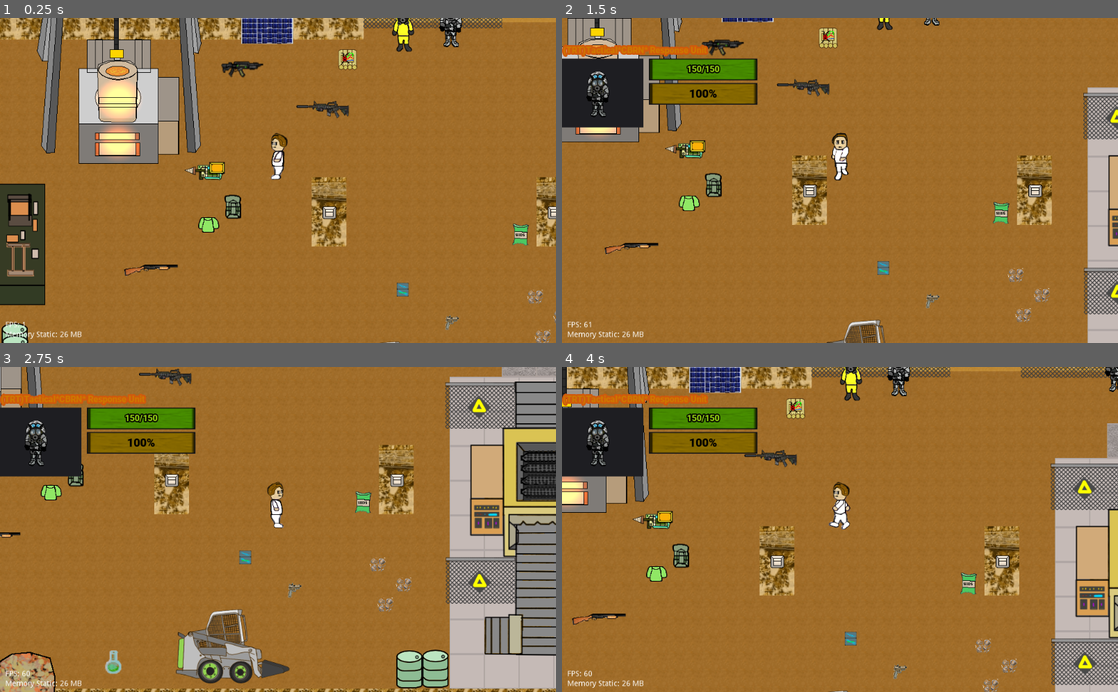
Above: before the commit, frames 1-4 (two rows, left to right).
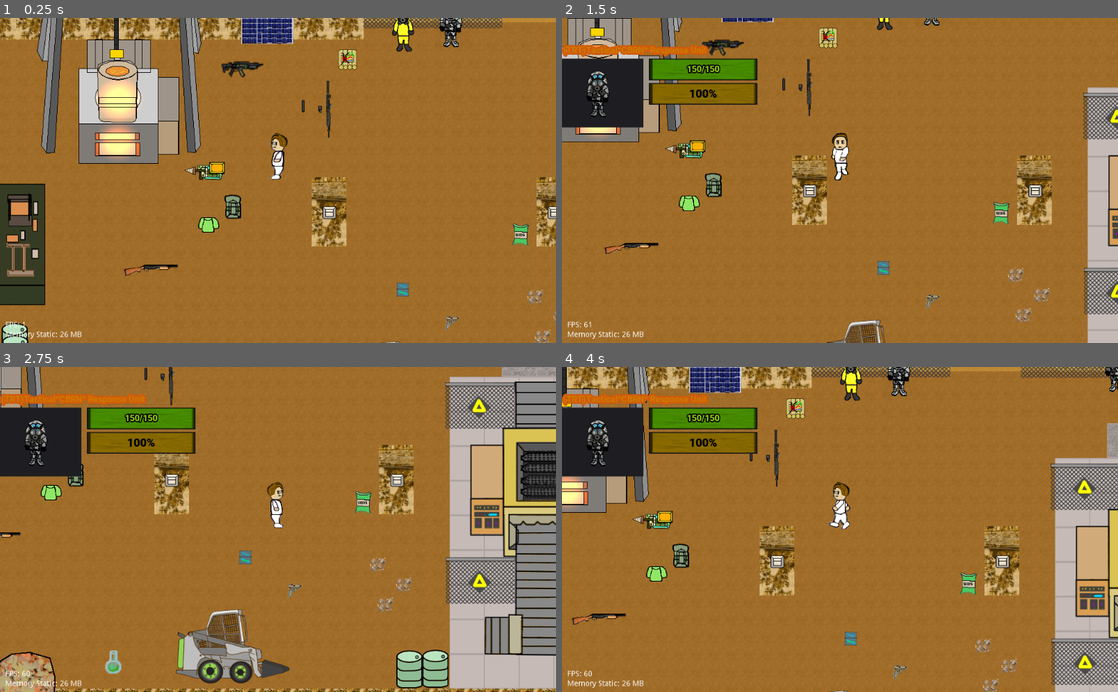
Above: after the commit, the same moments.

Repository: Dimezske/The-Mining-Game-ver-0.60v-
Game: Godot game, scene res://Scenes/Startmine.tscn
Two runs of this game, one before a commit and one after it. Both use one fixed random seed, a clock stepped at 60 frames per second and the inputs below. The project has no main scene, so this scene is started directly. The engine's default icon, where the game draws it, is replaced by a stand-in: a white triangle on a blue panel in a dark square.
Inputs (mouse positions are in pixels of both pictures, inside the frame that each line leads up to):
- Up to frame 1 (0.25 s): no input
- Up to frame 2 (1.5 s): tap Enter at 0.5 s; move the mouse to (962, 164) at 0.52 s; press the mouse at (962, 164) at 0.53 s; hold D (move-right) 0.53-1.28 s; move the mouse to (728, 196) at 1.27 s; release the mouse at (728, 196) at 1.28 s; hold S (move-down) from 1.28 s (still down); tap F (Lazer) at 1.35 s
- Up to frame 3 (2.75 s): click (166, 545) at 1.55 s; move the mouse to (333, 458) at 2.02 s; release S (move-down) at 2.03 s; press the mouse at (333, 458) at 2.03 s; hold D (move-right) from 2.03 s (still down)
- Up to frame 4 (4 s): move the mouse to (812, 594) at 2.77 s; release D (move-right) at 2.78 s; release the mouse at (812, 594) at 2.78 s; hold W (move-up) 2.78-3.53 s; tap E (interact) at 2.85 s; click (812, 594) at 3.05 s; move the mouse to (1067, 389) at 3.52 s; hold A (move-left) from 3.53 s (still down); hold Mouse wheel down (scroll_down) from 3.53 s (still down); click (1067, 389) at 3.8 s

The runs differ from the first frame. In frame 1, 0.3% of the frame differs, in the area x 53-63%, y 19-37%; in frame 2, 0.3%; in frame 3, 0.3%; in frame 4, 0.3%.

Commit message:
gun updatesv2

Diff:
--- a/Scenes/M4.tscn
+++ b/Scenes/M4.tscn
@@ -698,7 +698,7 @@
 tracks/10/keys = {
 "times": PoolRealArray( 0 ),
 "transitions": PoolRealArray( 1 ),
-"update": 0,
+"update": 1,
 "values": [ Vector2( 0, 96 ) ]
 }
 tracks/11/type = "value"
@@ -710,7 +710,7 @@
 tracks/11/keys = {
 "times": PoolRealArray( 0 ),
 "transitions": PoolRealArray( 1 ),
-"update": 0,
+"update": 1,
 "values": [ 0.0 ]
 }
 tracks/12/type = "value"
@@ -722,7 +722,7 @@
 tracks/12/keys = {
 "times": PoolRealArray( 0 ),
 "transitions": PoolRealArray( 1 ),
-"update": 0,
+"update": 1,
 "values": [ Vector2( 0, 78 ) ]
 }
 
@@ -845,7 +845,7 @@
 tracks/9/imported = false
 tracks/9/enabled = true
 tracks/9/keys = {
-"times": PoolRealArray( -0.1 ),
+"times": PoolRealArray( 0 ),
 "transitions": PoolRealArray( 1 ),
 "update": 1,
 "values": [ 0 ]
@@ -859,7 +859,7 @@
 tracks/10/keys = {
 "times": PoolRealArray( 0 ),
 "transitions": PoolRealArray( 1 ),
-"update": 0,
+"update": 1,
 "values": [ 0.0 ]
 }
 tracks/11/type = "value"
@@ -871,7 +871,7 @@
 tracks/11/keys = {
 "times": PoolRealArray( 0 ),
 "transitions": PoolRealArray( 1 ),
-"update": 0,
+"update": 1,
 "values": [ Vector2( -105.714, -5 ) ]
 }
 tracks/12/type = "value"
@@ -883,8 +883,8 @@
 tracks/12/keys = {
 "times": PoolRealArray( 0 ),
 "transitions": PoolRealArray( 1 ),
-"update": 0,
-"values": [ Vector2( -82, -5 ) ]
+"update": 1,
+"values": [ Vector2( -91, -5 ) ]
 }
 
 [sub_resource type="Animation" id=66]
@@ -1020,7 +1020,7 @@
 tracks/10/keys = {
 "times": PoolRealArray( 0.1 ),
 "transitions": PoolRealArray( 1 ),
-"update": 0,
+"update": 1,
 "values": [ Vector2( 105.714, -6 ) ]
 }
 tracks/11/type = "value"
@@ -1032,7 +1032,7 @@
 tracks/11/keys = {
 "times": PoolRealArray( 0.1 ),
 "transitions": PoolRealArray( 1 ),
-"update": 0,
+"update": 1,
 "values": [ 0.0 ]
 }
 tracks/12/type = "value"
@@ -1044,7 +1044,7 @@
 tracks/12/keys = {
 "times": PoolRealArray( 0 ),
 "transitions": PoolRealArray( 1 ),
-"update": 0,
+"update": 1,
 "values": [ Vector2( 90, -5 ) ]
 }
 
@@ -1181,7 +1181,7 @@
 tracks/10/keys = {
 "times": PoolRealArray( -0.1 ),
 "transitions": PoolRealArray( 1 ),
-"update": 0,
+"update": 1,
 "values": [ Vector2( 1.42857, -96 ) ]
 }
 tracks/11/type = "value"
@@ -1193,7 +1193,7 @@
 tracks/11/keys = {
 "times": PoolRealArray( -0.1 ),
 "transitions": PoolRealArray( 1 ),
-"update": 0,
+"update": 1,
 "values": [ 0.0 ]
 }
 tracks/12/type = "value"
@@ -1205,7 +1205,7 @@
 tracks/12/keys = {
 "times": PoolRealArray( 0 ),
 "transitions": PoolRealArray( 1 ),
-"update": 0,
+"update": 1,
 "values": [ Vector2( 0, -78 ) ]
 }
 
@@ -1232,9 +1232,6 @@
 blend_point_3/pos = Vector2( 0, -1 )
 blend_mode = 1
 
-[sub_resource type="AnimationNodeAnimation" id=79]
-animation = "Shooting_M4A1-left"
-
 [sub_resource type="AnimationNodeAnimation" id=80]
 animation = "Shooting_M4A1-down"
 
@@ -1244,15 +1241,18 @@
 [sub_resource type="AnimationNodeAnimation" id=82]
 animation = "Shooting_M4A1-up"
 
+[sub_resource type="AnimationNodeAnimation" id=83]
+animation = "Shooting_M4A1-left"
+
 [sub_resource type="AnimationNodeBlendSpace2D" id=39]
-blend_point_0/node = SubResource( 79 )
-blend_point_0/pos = Vector2( -1, 0 )
-blend_point_1/node = SubResource( 80 )
-blend_point_1/pos = Vector2( 0, 1 )
-blend_point_2/node = SubResource( 81 )
-blend_point_2/pos = Vector2( 1, 0 )
-blend_point_3/node = SubResource( 82 )
-blend_point_3/pos = Vector2( 0, -1 )
+blend_point_0/node = SubResource( 80 )
+blend_point_0/pos = Vector2( 0, 1 )
+blend_point_1/node = SubResource( 81 )
+blend_point_1/pos = Vector2( 1, 0 )
+blend_point_2/node = SubResource( 82 )
+blend_point_2/pos = Vector2( 0, -1 )
+blend_point_3/node = SubResource( 83 )
+blend_point_3/pos = Vector2( -1, 0 )
 blend_mode = 1
 
 [sub_resource type="AnimationNodeStateMachineTransition" id=40]
@@ -1336,7 +1336,6 @@
 [node name="AnimationTree" type="AnimationTree" parent="."]
 tree_root = SubResource( 76 )
 anim_player = NodePath("../AnimationPlayer")
-active = true
 parameters/playback = SubResource( 77 )
 parameters/IdleM4A1/blend_position = Vector2( 0, 0 )
 parameters/Shooting/blend_position = Vector2( 0, 0 )
--- a/Scenes/Startmine.tscn
+++ b/Scenes/Startmine.tscn
@@ -473,6 +473,7 @@
 [node name="Weapons" type="YSort" parent="World/YSort"]
 
 [node name="M4" parent="World/YSort/Weapons" instance=ExtResource( 57 )]
+on_floor = true
 
 [node name="306PumpShotgun" parent="World/YSort/Weapons" instance=ExtResource( 47 )]
 position = Vector2( -328, 295 )
--- a/Scripts/Weapon.gd
+++ b/Scripts/Weapon.gd
@@ -17,7 +17,7 @@
 var ammoAmount: int
 var ammoMagazineAmount: int
 var bulletSpread: Array = [0,0]
-var bullet_speed = -500
+var bullet_speed
 var fire_rate: float
 var damage: float
 var freeze: float
@@ -91,7 +91,7 @@
 	being_picked_up = true
 
 func _guns_input():
-	look_at(get_global_mouse_position())
+	#look_at(get_global_mouse_position())
 	if Input.is_action_just_pressed("fire"):
 		if $M4A1_Shoot_Sound.playing == false:
 			$M4A1_Shoot_Sound.play()
@@ -114,61 +114,30 @@
 		$Node2D/Sprite/Mods/LazerGreen.visible = false
 #Shooting method
 func assaultRifle_fire():
-#	var player = playerPath.instance()
 	var bullet_instance = M4A1_bulletPath.instance()
-	# Left
-	if Global.player_direction[0]:
-		bullet_speed = 500
-		isShooting = true
-		bullet_instance.position = $Node2D/Sprite/Muzzle.get_global_position()
-		bullet_instance.rotation_degrees = rotation_degrees
-		look_at(get_global_mouse_position())
-#		$Node2D/Sprite.flip_h = false
-#		$Node2D/Sprite.flip_v = false
-		bullet_instance.apply_impulse(Vector2(), Vector2(bullet_speed, 0).rotated(rotation))
-		get_tree().get_root().add_child(bullet_instance)
-
-	#Right
-	if Global.player_direction == "1":
-		$Node2D/Sprite.flip_h = false
-		bullet_speed = 500
-		isShooting = true
-		bullet_instance.position = $Node2D/Sprite/Muzzle.get_global_position()
-		#bullet_instance.position = $Muzzle.get_global_position()
-		bullet_instance.rotation_degrees = rotation_degrees
-		look_at(get_global_mouse_position())
-		#$Node2D/Sprite.flip_h = true
-#		$Node2D/Sprite.flip_v = true
-		#$Node2D/Sprite/Mods/Silencer2.flip_h = true
-		#$Node2D/Sprite/Mods/Silencer2.position = Vector2(48,5)
-		#$M4A1Sprite.flip_h = true
-		#$M4A1Sprite.flip_v = true
-		bullet_instance.apply_impulse(Vector2(), Vector2(bullet_speed, 0).rotated(rotation))
-		get_tree().get_root().add_child(bullet_instance)
-		if (isShooting == false):
-			#$Node2D/Sprite.flip_v = false
-			#$Node2D/Sprite.flip_v = true
-			#$Node2D/Sprite/Mods/Silencer2.flip_h = true
-			#$Node2D/Sprite/Mods/Silencer2.position = Vector2(48,5)
-			pass
-	#Down
-	if Global.player_direction == "2":
-		bullet_speed = 500
-		isShooting = true
-		bullet_instance.position = $Node2D/Sprite/Muzzle.get_global_position()
-		bullet_instance.rotation_degrees = rotation_degrees + (270 / PI)
-		#look_at(get_global_mouse_position())
-		bullet_instance.apply_impulse(Vector2(), Vector2(0, bullet_speed).rotated(rotation))
-		get_tree().get_root().add_child(bullet_instance)
-	#Up
-	if Global.player_direction == "3":
-		bullet_speed = -500
-		isShooting = true
-		bullet_instance.position = $Node2D/Sprite/Muzzle.get_global_position() + Vector2(0,0)
-		bullet_instance.rotation_degrees = rotation_degrees + (-270 / PI)
-		#look_at(get_global_mouse_position())
-		bullet_instance.apply_impulse(Vector2(), Vector2(0, bullet_speed).rotated(rotation))
-		get_tree().get_root().add_child(bullet_instance)
+	bullet_instance.position = $Node2D/Sprite/Muzzle.get_global_position()
+	bullet_instance.rotation_degrees = rotation_degrees
+	isShooting = true
+	bullet_speed = 500
+	var impulse_dir : Vector2
+	match int(Global.player_direction):
+		0: # Left
+			$Node2D/Sprite.flip_h = true
+			look_at(get_global_mouse_position())
+			impulse_dir = Vector2(bullet_speed, 0)
+		1: # Right
+			$Node2D/Sprite.flip_h = false
+			look_at(get_global_mouse_position())
+			impulse_dir = Vector2(bullet_speed, 0)
+		2: # Down
+			bullet_instance.rotation_degrees += (270 / PI)
+			impulse_dir = Vector2(0, bullet_speed)
+		3: # Up
+			bullet_instance.position += Vector2(0,0)
+			bullet_instance.rotation_degrees += (-270 / PI)
+			impulse_dir = Vector2(0, -bullet_speed)
+	bullet_instance.apply_impulse(Vector2(), impulse_dir.rotated(rotation))
+	get_tree().get_root().add_child(bullet_instance)
 
 #Assault Rifle Animations
 func _assault_Rifle_Animation():
Not shown, added: Ideas and Code/Code/AssaultRifle Fire.txt
